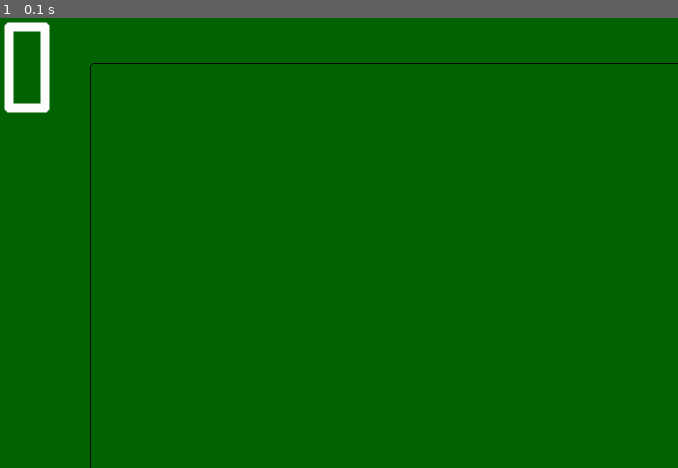
Above: before the commit, frame 1.
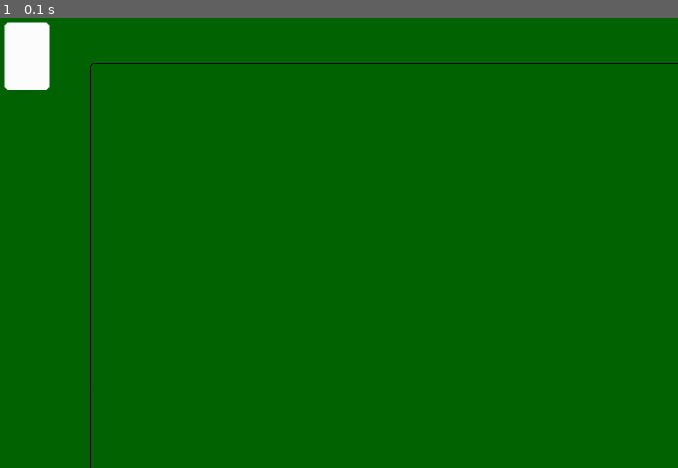
Above: after the commit, the same moment.

Repository: edwingsantos/final_project
Game: pygame game, started from src/pyramid_solitaire.py
The game is run twice, just before and just after one commit, with the same random seed, the same clock (stepped at 60 frames per second) and the same inputs.
Inputs:
- Up to frame 1 (0.1 s): no input
The pictures show only the part of the screen within x 0-50%, y 0-50%; the shares and areas given below are measured in that part.

The runs differ from the first frame. In frame 1, 0.8% of the frame differs, in the area x 0-8%, y 2-22%.

Commit message:
Empty Commit

Diff:
--- a/src/pyramid_solitaire.py
+++ b/src/pyramid_solitaire.py
@@ -172,7 +172,7 @@
 
         screen.fill("darkgreen")
 
-        pygame.draw.rect(screen,"white",(5,5,50,100),width=10,border_radius=5)
+        pygame.draw.rect(screen,"white",(5,5,50,75),width=0,border_radius=5)
         pygame.draw.rect(screen,"black",(100,50,1400,800),width=1,border_radius=5)
 
         #button sprites
--- a/tests/tempCodeRunnerFile.py
+++ /dev/null
@@ -1 +0,0 @@
-dt
